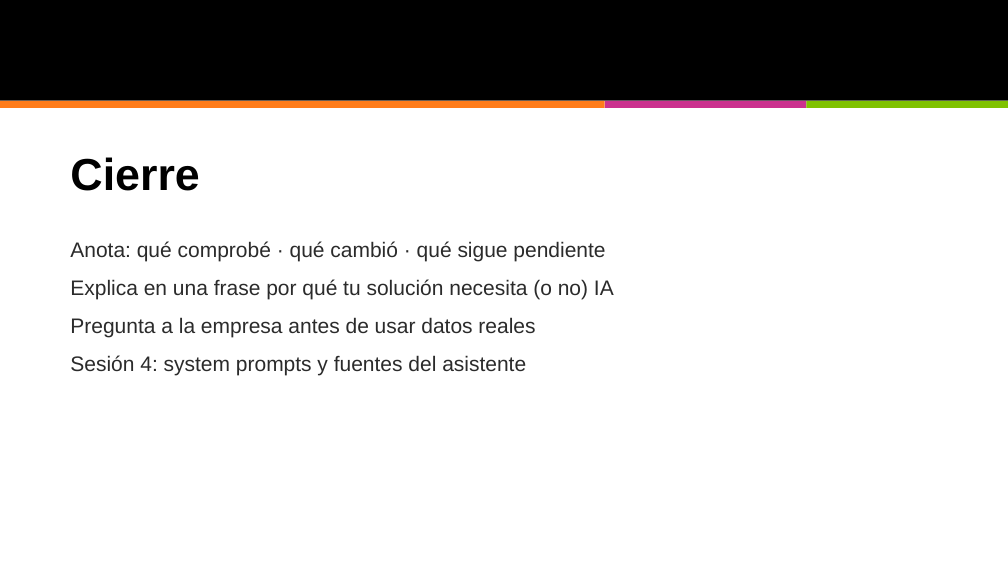
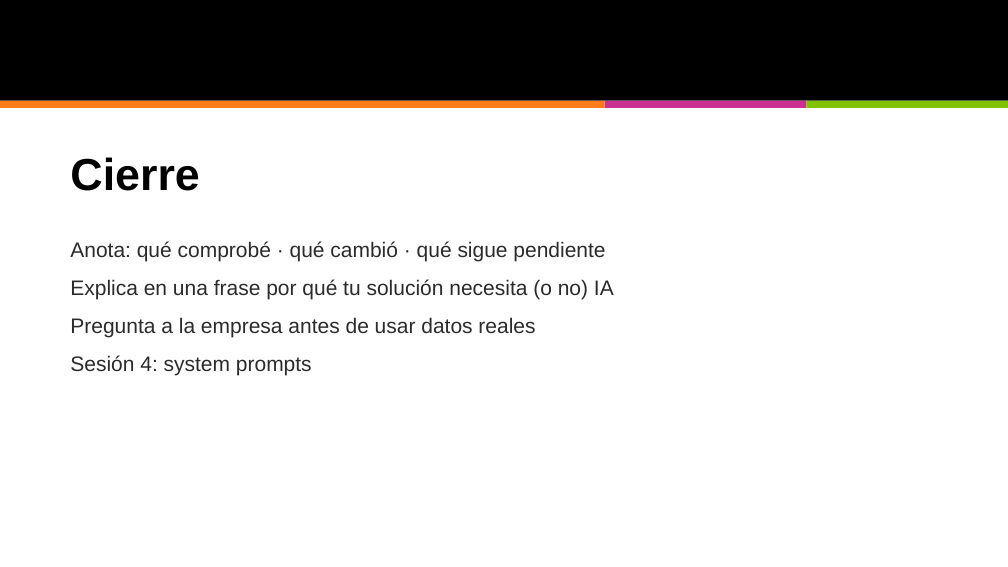
Before and after one commit to RicardoTangarife/ia-basico, a slide deck: slide 22 of Semana_02/Sesion_01/presentacion/Sesion03_Capa2_basico_IA.pptx. Drawn at 1008x567 pixels with LibreOffice and Linux fonts; fonts in the diff are those of the drawing; background and template pictures are left out. Boxes give left, top, right and bottom in pixels: in the first picture for what was removed or moved away, otherwise in the second. Text is boxed around its words. In the diff, an @@ line names an element or a change of style, - is before the commit and + after.

```diff
--- a/Semana_02/Sesion_01/presentacion/Sesion03_Capa2_basico_IA.pptx
+++ b/Semana_02/Sesion_01/presentacion/Sesion03_Capa2_basico_IA.pptx
@@ text at (70,355,312,375): text changed @@
-Sesión 4: system prompts y fuentes del asistente
+Sesión 4: system prompts
```
Also in this commit, not shown: 1 other slide changed, 1 other file.
